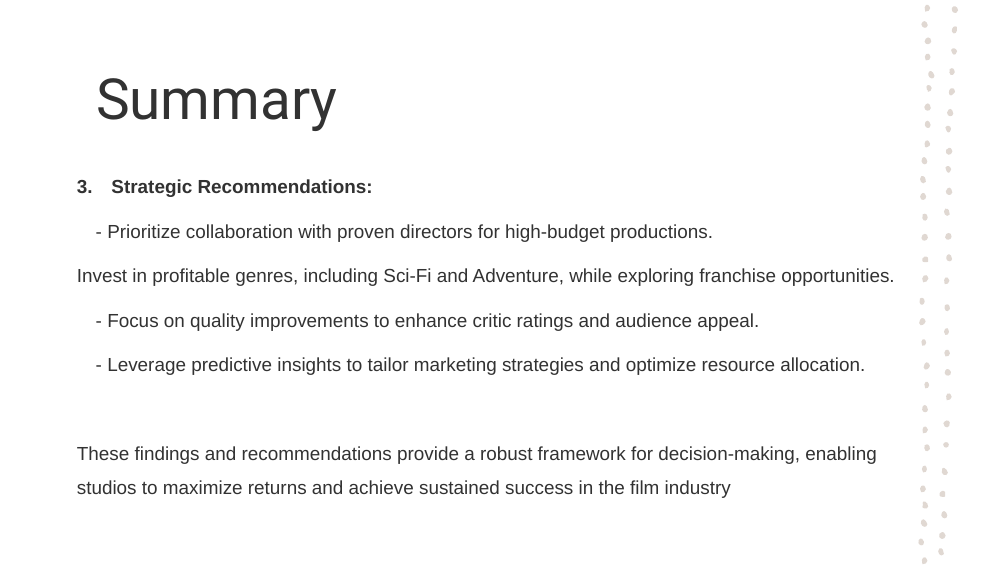
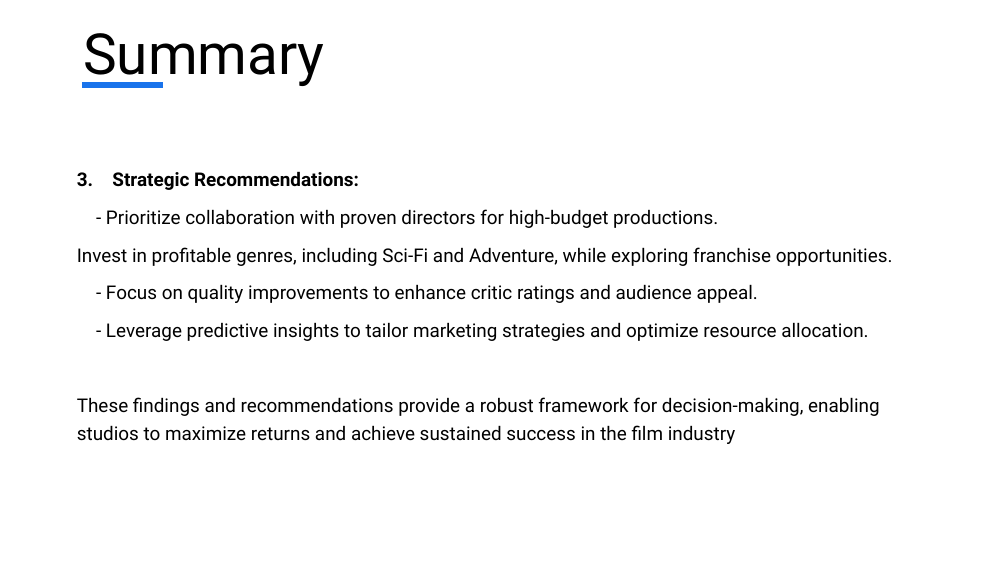
Before and after one commit to Rodgerdev/movies_data_project, a slide deck: slide 18 of Power point presentation/Box_Office_Trend_Analysis.pptx. Drawn at 1008x567 pixels with LibreOffice and Linux fonts; fonts in the diff are those of the drawing. Boxes give left, top, right and bottom in pixels: in the first picture for what was removed or moved away, otherwise in the second. Text is boxed around its words. In the diff, an @@ line names an element or a change of style, - is before the commit and + after.

```diff
--- a/Power point presentation/Box_Office_Trend_Analysis.pptx
+++ b/Power point presentation/Box_Office_Trend_Analysis.pptx
@@ title "Summary": place and size @@
-title "Summary" at bbox=[96, 78, 337, 131]
+title "Summary" at bbox=[83, 33, 324, 88]
@@ title "Summary" at bbox=[83, 33, 324, 88]: text colour #323232 to #000000; vertical alignment middle to top @@
@@ line added from (82, 85) to (163, 85), #1973EB 6 pt @@
@@ text "3. Strategic Recommendations:" at bbox=[77, 171, 893, 444]: font Arial to Roboto, text colour #323232 to #000000; line spacing 1.5 to 1.2 @@
@@ group removed at bbox=[918, 2, 959, 565]: 57 freeform shapes @@
```
Also in this commit, not shown: 20 other slides changed, 2 other files.
